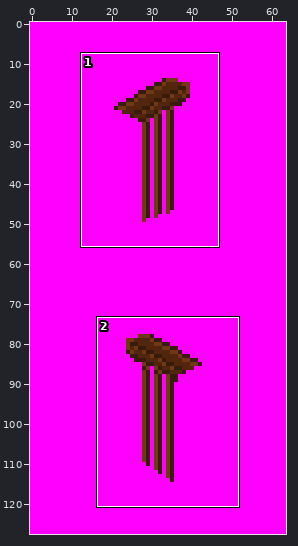
Pixel-art file: lab07/Dungeons&Wumpus/_assets/tiles/Green/door.ase. The first picture is a wide view before the edit; the outline marks the close-up.
Close-up. As it was:
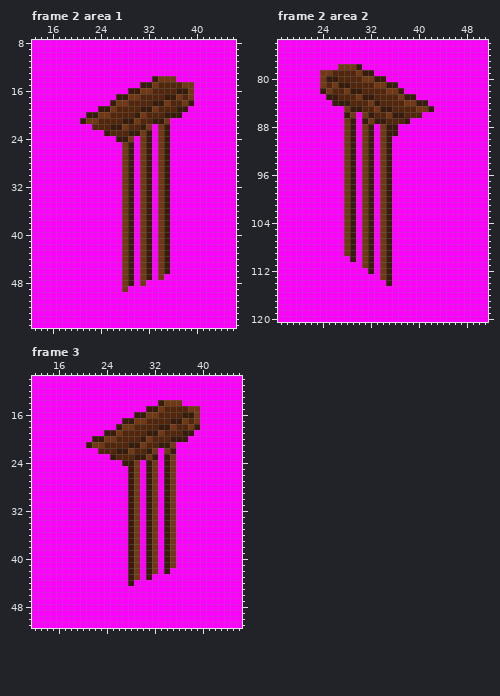
64x128 pixels, 6 frames. Shown: frame 2 area 1: x 13..46, y 8..55; frame 2 area 2: x 17..51, y 74..120; frame 3: x 12..46, y 10..51. The commit also changed other frames or places, which this record leaves out.
New version:
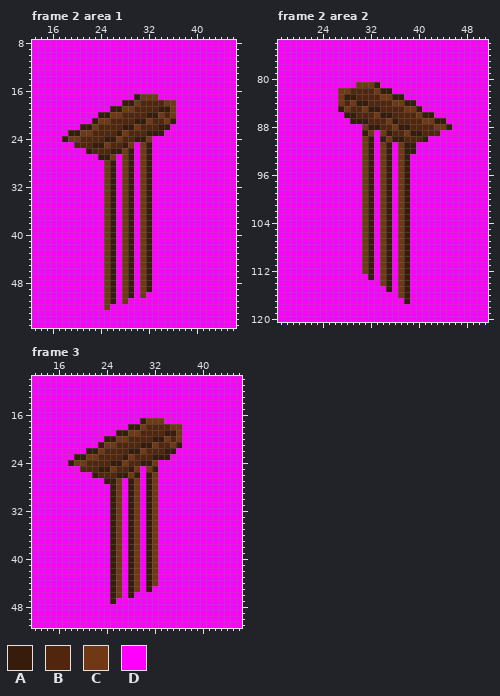
Palette (. is transparent): A #381c0b  B #51260c  C #703814  D #ff00ff
From old to new:
Frame 2 area 1, layer "Layer 1":
y 14: x 33..36 ACCC -> DDDD
y 15: x 31..39 AACBBBBCC -> DDDDDDDDD
y 16: x 29..39 AACCBBBBAAC -> DDDDDDDDDDD
y 17: x 27..39 AACCBBBBAACBC -> DDDACCCDDDDDD
y 18: x 26..30 ACCBB -> DDAAC; x 33..34 AA -> BB; x 36..39 BBCA -> CDDD
y 19: x 24..29 AACBBB -> DDAACC; x 31..38 AACBBBAA -> BBBAACDD
y 20: x 22..27 AACCBB -> DDAACC; x 30..37 ACBBBAAA -> BBAACBCD
y 21: x 21..25 ACCBB -> DDACC; x 28..34 AACBBAA -> BBAACBB; x 36 D -> A
y 22: x 21..23 DDB -> AAC; x 26..34 AACBBACDC -> BBAACBBBA
y 23: x 19..25 DDDDDDA -> AACCBBB; x 27..31 BBAAC -> ACBBB; x 33..35 DCA -> AAD
y 24: x 18..32 DDDDDDDDDAACDCA -> ACCBBBBAACBBAAC; x 34..35 CA -> DD
y 25: x 20..29 DDDDDDDDCA -> BBBAACBBAC; x 34..35 CA -> DD
y 26: x 22..27 DDDDDD -> ABBBAA; x 34..35 CA -> DD
y 27: x 24..26 DDD -> AAC; x 34..35 CA -> DD
y 28..46: x 25..26 DD -> CA; x 34..35 CA -> DD
y 47: x 25..26 DD -> CA; x 34 C -> D
y 48: x 25..26 DD -> CA; x 32 D -> A
y 49: x 25..26 DD -> CA; x 29 D -> A; x 31..32 DD -> CA
y 50: x 25..26 DD -> CA; x 28..29 DD -> CA; x 31 D -> C
y 51: x 25..26 DD -> CA; x 28 D -> C
y 52: x 25 D -> C
Frame 2 area 2, layer "Layer 1":
y 78: x 27..30 CCCA -> DDDD
y 79: x 24..32 CCBBBBCAA -> DDDDDDDDD
y 80: x 24..34 CAABBBBCCAA -> DDDDDDDDDDD
y 81: x 24..36 CBCAABBBBCCAA -> DDDDDDCCCADDD
y 82: x 24..27 ACBB -> DDDC; x 29..30 AA -> BB; x 33..37 BBCCA -> CAADD
y 83: x 25..32 AABBBCAA -> DDCAABBB; x 34..39 BBBCAA -> CCAADD
y 84: x 26..33 AAABBBCA -> DCBCAABB; x 36..41 BBCCAA -> CCAADD
y 85: x 27 D -> A; x 29..35 AABBCAA -> BBCAABB; x 38..42 BBCCA -> CCADD
y 86: x 29..37 CDCABBCAA -> ABBBCAABB; x 40..42 BDD -> CAA
y 87: x 28 C -> D; x 30 D -> A; x 32..36 CAABB -> BBBCA; x 38..44 ADDDDDD -> BBBCCAA
y 88: x 28..29 CA -> DD; x 33..45 DCAADDDDDDDDD -> ABBCAABBBBCCA
y 89: x 28..29 CA -> DD; x 31..32 CA -> AC; x 36..43 ADDDDDDD -> BBCAABBB
y 90: x 28..29 CA -> DD; x 34..41 CADDDDDD -> ACAABBBA
y 91..92: x 28..29 CA -> DD; x 37..39 DDD -> CAA
y 93..109: x 28..29 CA -> DD; x 37..38 DD -> CA
y 110: x 29 A -> D; x 37..38 DD -> CA
y 111: x 37..38 DD -> CA
y 112: x 31 D -> C; x 37..38 DD -> CA
y 113: x 32 D -> A; x 37..38 DD -> CA
y 114: x 34 D -> C; x 37..38 DD -> CA
y 115: x 35 D -> A; x 37..38 DD -> CA
y 116: x 37..38 DD -> CA
y 117: x 38 D -> A
Frame 3, layer "Layer 1":
y 14: x 33..36 ACCC -> DDDD
y 15: x 31..39 AACBBBBCC -> DDDDDDDDD
y 16: x 29..39 AACCBBBBAAC -> DDDDDDDDDDD
y 17: x 27..39 AACCBBBBAACBC -> DDDACCCDDDDDD
y 18: x 26..30 ACCBB -> DDAAC; x 33..34 AA -> BB; x 36..39 BBCA -> CDDD
y 19: x 24..29 AACBBB -> DDAACC; x 31..38 AACBBBAA -> BBBAACDD
y 20: x 22..27 AACCBB -> DDAACC; x 30..37 ACBBBAAA -> BBAACBCD
y 21: x 21..25 ACCBB -> DDACC; x 28..34 AACBBAA -> BBAACBB; x 36 D -> A
y 22: x 21..23 DDB -> AAC; x 26..34 AACBBACDC -> BBAACBBBA
y 23: x 19..25 DDDDDDA -> AACCBBB; x 27..31 BBAAC -> ACBBB; x 33 D -> A; x 35 C -> D
y 24: x 18..30 DDDDDDDDDAACD -> ACCBBBBAACBBA; x 34..35 AC -> DD
y 25: x 20..27 DDDDDDDD -> BBBAACBB; x 31..32 AC -> CA; x 34..35 AC -> DD
y 26: x 22..29 DDDDDDAC -> ABBBAACA; x 34..35 AC -> DD
y 27: x 24..26 DDD -> AAC; x 34..35 AC -> DD
y 28..41: x 25..26 DD -> AC; x 34..35 AC -> DD
y 42: x 25..26 DD -> AC; x 34 A -> D
y 43: x 25..26 DD -> AC; x 32 D -> C
y 44: x 25..26 DD -> AC; x 29 D -> C; x 31..32 DD -> AC
y 45: x 25..26 DD -> AC; x 28..29 DD -> AC; x 31 D -> A
y 46: x 25..26 DD -> AC; x 28 D -> A
y 47: x 25 D -> A
Changed places in both close-ups, as pixel boxes (x1, y1, x2, y2):
changed: (62, 76, 194, 310)
changed: (320, 64, 452, 304)
changed: (68, 400, 200, 604)
